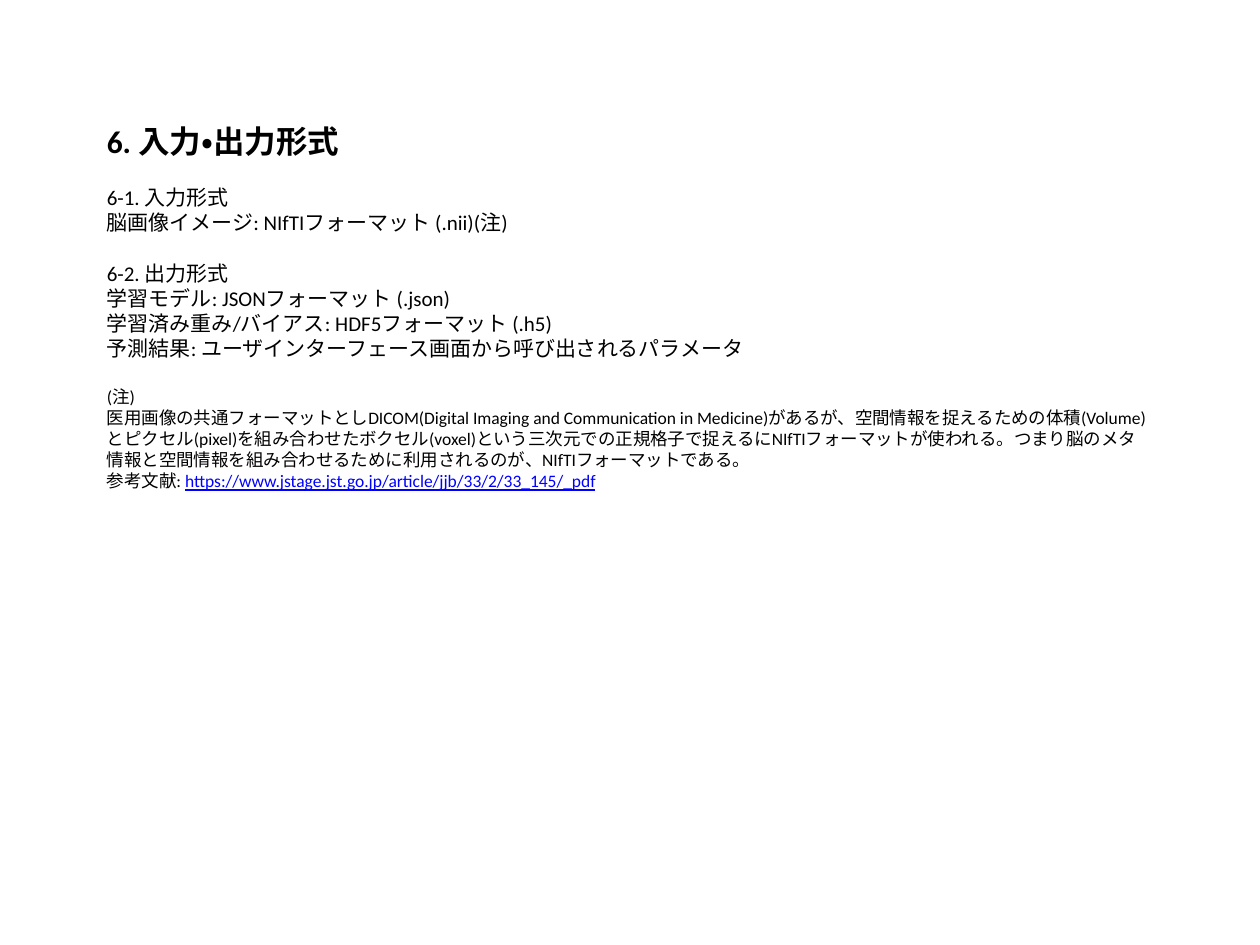
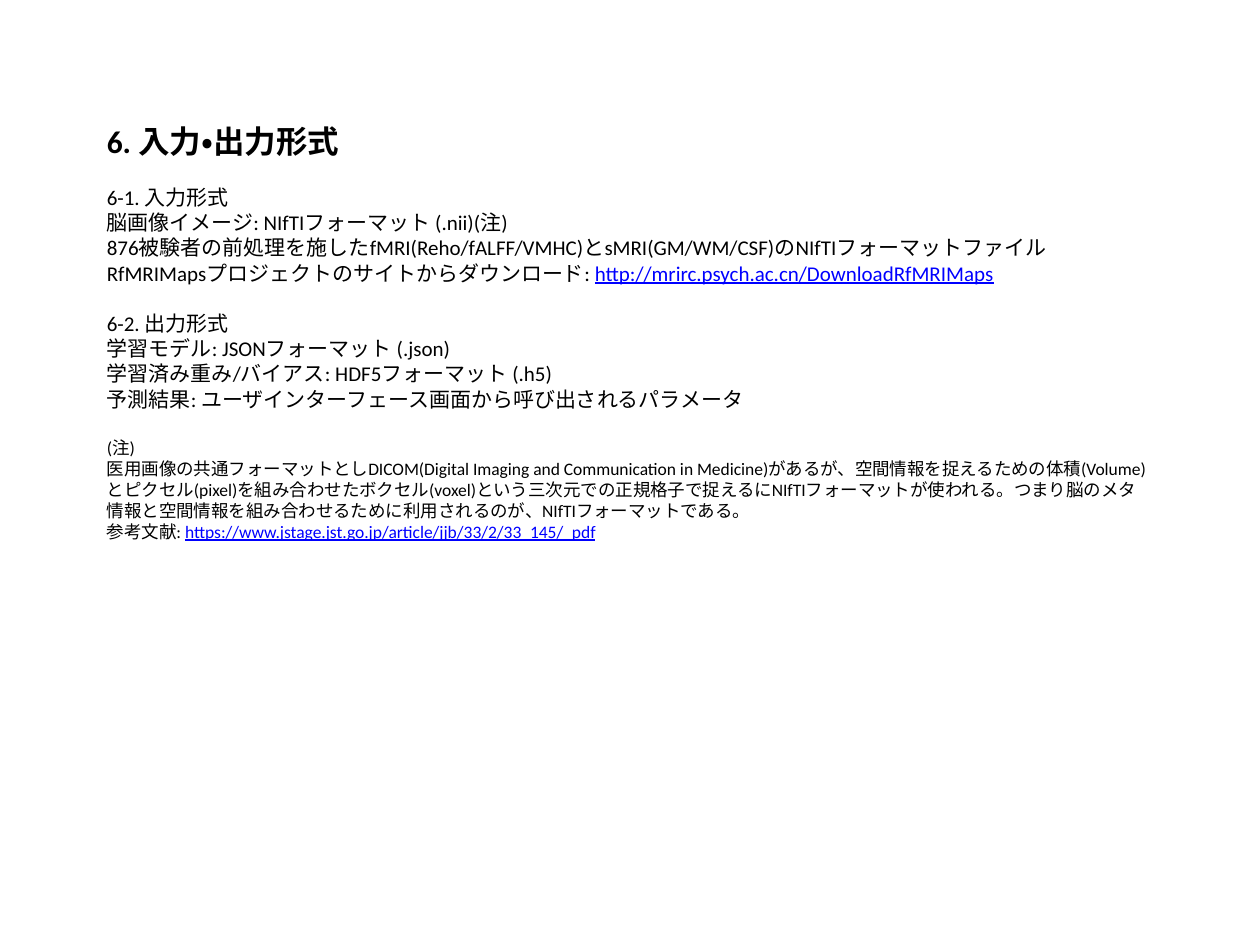
Before and after one commit to yasuyukiokubo/DiveIntoCode, a slide deck: slide 4 of presentation/システム設計書_学習モデル.pptx. Drawn at 1260x945 pixels with LibreOffice and Linux fonts; fonts in the diff are those of the drawing. Boxes give left, top, right and bottom in pixels: in the first picture for what was removed or moved away, otherwise in the second. Text is boxed around its words. In the diff, an @@ line names an element or a change of style, - is before the commit and + after.

```diff
--- a/presentation/システム設計書_学習モデル.pptx
+++ b/presentation/システム設計書_学習モデル.pptx
@@ title at [107,126,1146,541]: text changed @@
-6. 入力・出力形式
-6-1. 入力形式
-脳画像イメージ: NIfTIフォーマット (.nii)(注)
-6-2. 出力形式
-学習モデル: JSONフォーマット (.json)
-学習済み重み/バイアス: HDF5フォーマット (.h5)
-予測結果: ユーザインターフェース画面から呼び出されるパラメータ
-(注)
-医用画像の共通フォーマットとしDICOM(Digital Imaging and Communication in Medicine)があるが、空間情報を捉えるための体積(Volume)とピクセル(pixel)を組み合わせたボクセル(voxel)という三次元での正規格子で捉えるにNIfTIフォーマットが使われる。つまり脳のメタ情報と空間情報を組み合わせるために利用されるのが、NIfTIフォーマットである。
-参考文献: https://www.jstage.jst.go.jp/article/jjb/33/2/33_145/_pdf
+6. 入力・出力形式
+6-1. 入力形式
+脳画像イメージ: NIfTIフォーマット (.nii)(注)
+876被験者の前処理を施したfMRI(Reho/fALFF/VMHC)とsMRI(GM/WM/CSF)のNIfTIフォーマットファイル
+RfMRIMapsプロジェクトのサイトからダウンロード: http://mrirc.psych.ac.cn/DownloadRfMRIMaps
+6-2. 出力形式
+学習モデル: JSONフォーマット (.json)
+学習済み重み/バイアス: HDF5フォーマット (.h5)
+予測結果: ユーザインターフェース画面から呼び出されるパラメータ
+(注)
+医用画像の共通フォーマットとしDICOM(Digital Imaging and Communication in Medicine)があるが、空間情報を捉えるための体積(Volume)とピクセル(pixel)を組み合わせたボクセル(voxel)という三次元での正規格子で捉えるにNIfTIフォーマットが使われる。つまり脳のメタ情報と空間情報を組み合わせるために利用されるのが、NIfTIフォーマットである。
+参考文献: https://www.jstage.jst.go.jp/article/jjb/33/2/33_145/_pdf
```
Also in this commit, not shown: 1 other file.
